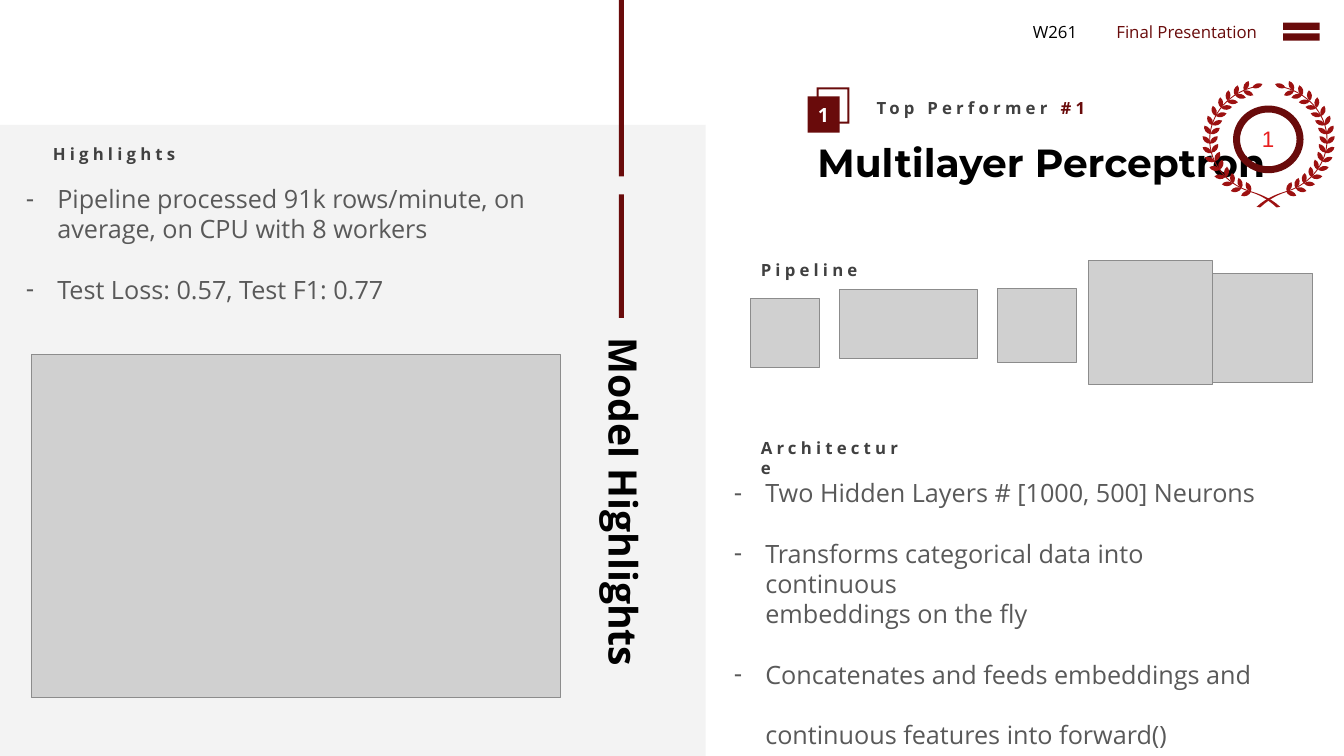
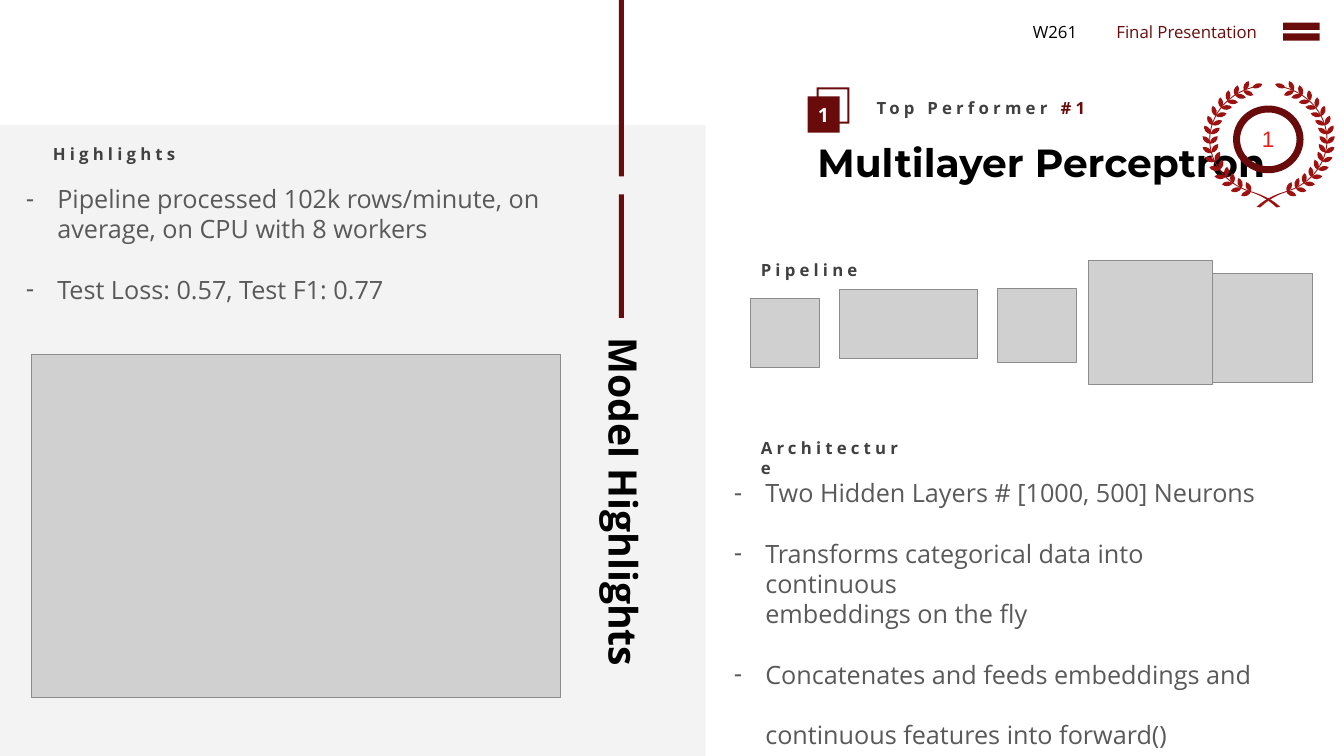
Before and after one commit to cbenge509/flightsontime, a slide deck: slide 28 of presentation/Delayed Flights Prediction - Final.pptx. Drawn at 1344x756 pixels with LibreOffice and Linux fonts; fonts in the diff are those of the drawing; grey boxes stand for pictures. Boxes give left, top, right and bottom in pixels: in the first picture for what was removed or moved away, otherwise in the second. Text is boxed around its words. In the diff, an @@ line names an element or a change of style, - is before the commit and + after.

Commit message:
tweak ppt mlp

```diff
--- a/presentation/Delayed Flights Prediction - Final.pptx
+++ b/presentation/Delayed Flights Prediction - Final.pptx
@@ text at <box>57,189,540,244</box>: text changed @@
-– Pipeline processed 91k rows/minute, on average, on CPU with 8 workers
+– Pipeline processed 102k rows/minute, on average, on CPU with 8 workers
```
